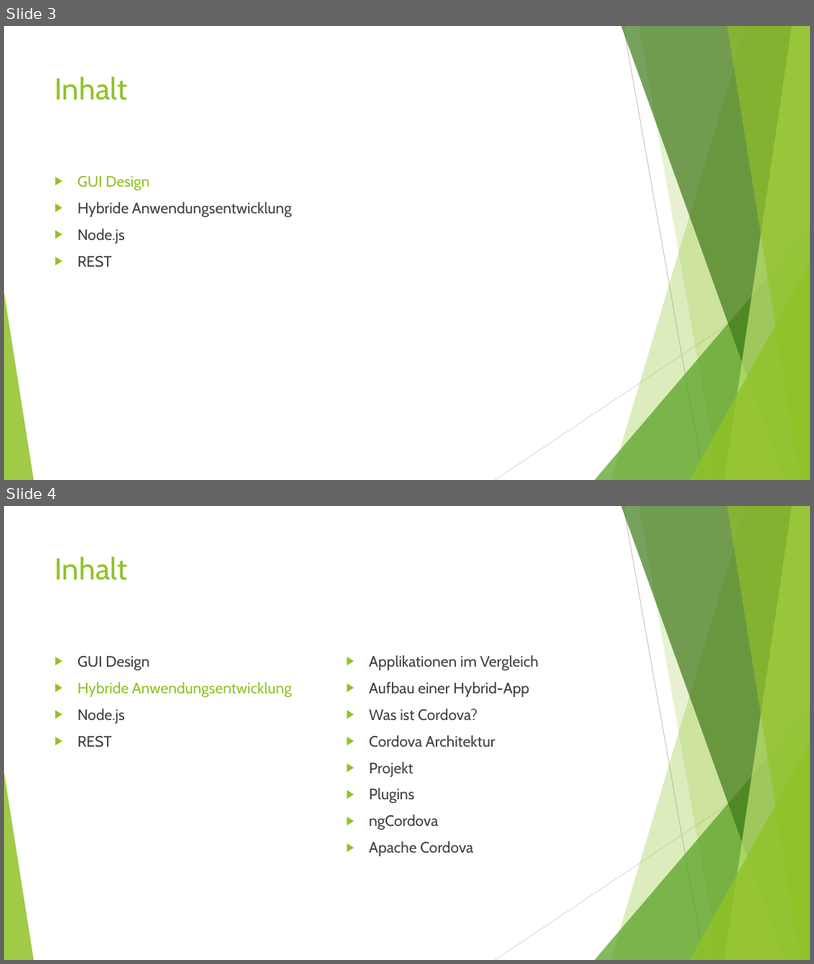
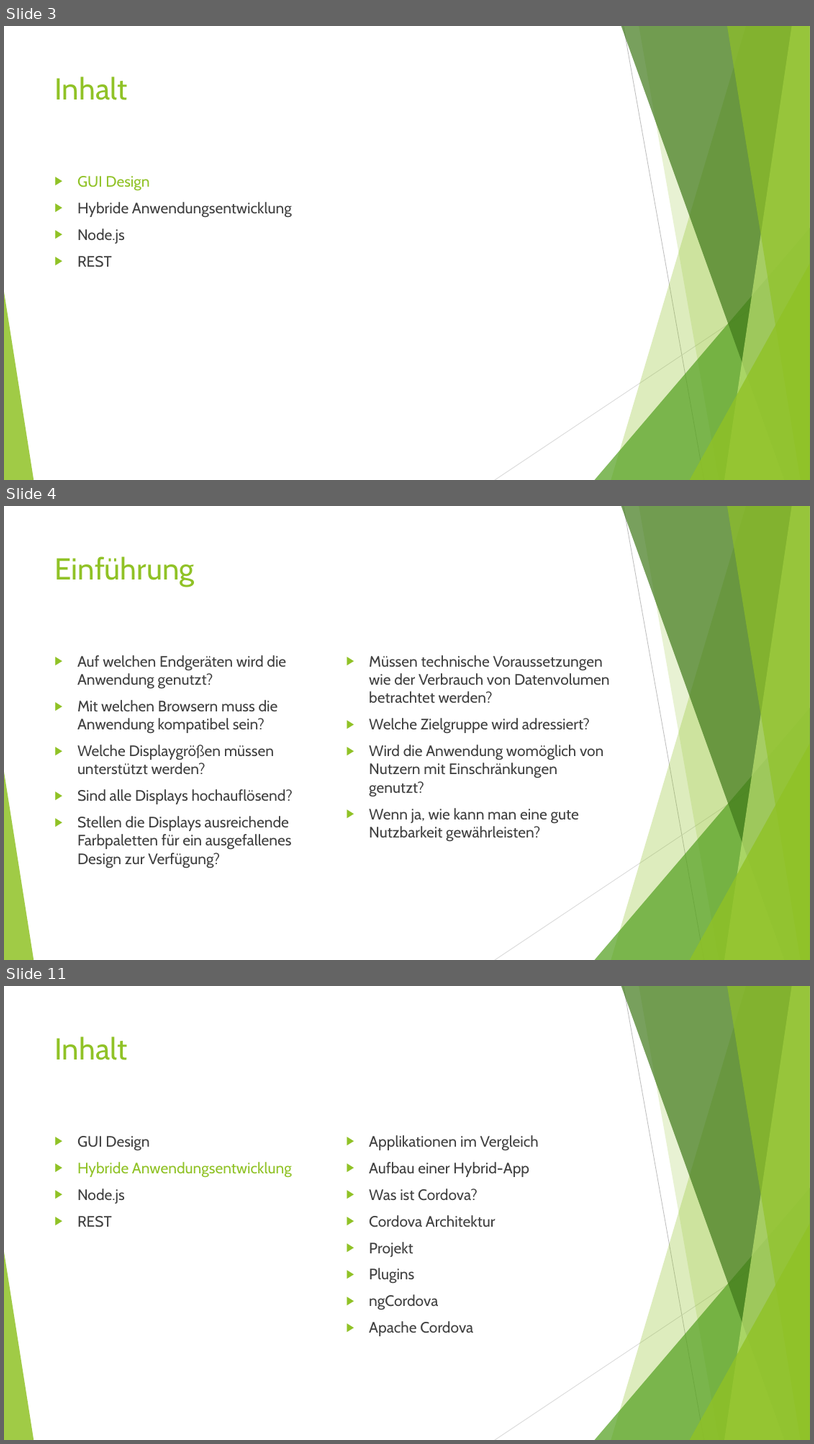
Before and after one commit to Ufo391/KSWE_DOKU, a slide deck: Vortrag/Mobile Anwendungsentwicklung.ppt. Shown one above the other, each under a label of ours: slides 3 and 4 before the commit, slides 3, 4 and 11 after it; the slides between them are not shown. The pictures are 814x964 and 814x1444 pixels, drawn with LibreOffice and Linux fonts; fonts in the diff are those of the drawing. Boxes give left, top, right and bottom in pixels: in the first picture for what was removed or moved away, otherwise in the second. Text is boxed around its words. In the diff, an @@ line names an element or a change of style, - is before the commit and + after.

```diff
--- a/Vortrag/Mobile Anwendungsentwicklung.ppt
+++ b/Vortrag/Mobile Anwendungsentwicklung.ppt
@@ slide 4 added at (x1=4, y1=506, x2=810, y2=960), background #FFFFFF; not listed: 10 template elements that a slide beside it also shows @@
@@ title added at (x1=55, y1=556, x2=195, y2=587), 36 pt, text #90C226 @@
+Einführung
@@ text added at (x1=77, y1=655, x2=293, y2=868), 18 pt, text #404040 @@
+▶ Auf welchen Endgeräten wird die Anwendung genutzt?
+▶ Mit welchen Browsern muss die Anwendung kompatibel sein?
+▶ Welche Displaygrößen müssen unterstützt werden?
+▶ Sind alle Displays hochauflösend?
+▶ Stellen die Displays ausreichende Farbpaletten für ein ausgefallenes Design zur Verfügung?
@@ text added at (x1=369, y1=655, x2=610, y2=842), 18 pt, text #404040 @@
+▶ Müssen technische Voraussetzungen wie der Verbrauch von Datenvolumen betrachtet werden?
+▶ Welche Zielgruppe wird adressiert?
+▶ Wird die Anwendung womöglich von Nutzern mit Einschränkungen genutzt?
+▶ Wenn ja, wie kann man eine gute Nutzbarkeit gewährleisten?
@@ what was slide 4 is now slide 11 @@
```
Also in this commit, not shown: 10 other slides added, 3 slides removed.
